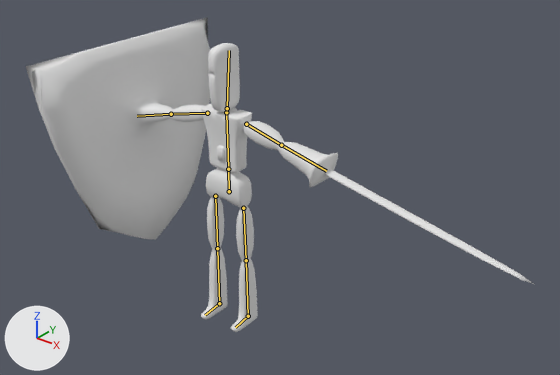
Before and after pictures for a commit that changed the Blender file monsters/MechaKnight_Templateblend.blend.
Both versions are drawn from a camera (50 mm lens) standing at (47.2, -50.6, 48.8) and looking at (6.0, 1.0, 16.8). The lights are fixed; the arrows at lower left show +X, +Y and +Z. The bones that bend it are drawn over the model as lines.
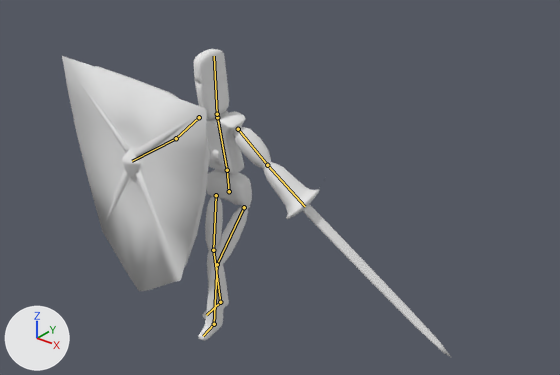
The newer file adds an action. The first version stands in its rest pose; the second is drawn at frame 5 of the action 'Walk'.

The change in detail:
Bone 'Lower_Body' (bone_lower_body) turns from (0, 0, 0) to (2, 0, 4) degrees about its own x, y and z.
Bone 'Upper_Body' (bone_upper_body) turns from (0, 0, 0) to (-4, 0, -4) degrees about its own x, y and z.
Bone 'Upper_LeftArm' (bone_upper_leftarm) turns from (0, 0, 0) to (-31, 0, 0) degrees about its own x, y and z.
Bone 'Lower_LeftArm' (bone_lower_leftarm) turns from (0, 0, 0) to (0, 2, 2) degrees about its own x, y and z.
Bone 'Upper_RightArm' (bone_upper_rightarm) turns from (0, 0, 0) to (-26, 0, 0) degrees about its own x, y and z.
Bone 'Lower_RightArm' (bone_lower_rightarm) turns from (0, 0, 0) to (8, -38, 80) degrees about its own x, y and z.
Bone 'Head' (bone_head) turns from (0, 0, 0) to (-5, 0, 0) degrees about its own x, y and z.
Bone 'Lower_LeftLeg' (bone_lower_leftleg) turns from (0, 0, 0) to (3, -12, -39) degrees about its own x, y and z.
Bone 'Upper_RightLeg' (bone_upper_rightleg) turns from (0, 0, 0) to (0, 0, 11) degrees about its own x, y and z.
Bone 'Lower_RightLeg' (bone_lower_rightleg) turns from (0, 0, 0) to (0, 0, -12) degrees about its own x, y and z.

Changed parts and their boxes [x1, y1, x2, y2] in the pictures (560 x 375 px):
'Cube', posed (23% narrower): before [26, 17, 534, 332]; after [62, 49, 451, 357]
bone 'Lower_Body', root to tip: before (229, 191) to (228, 169); after (229, 191) to (227, 170)
bone 'Upper_Body', root to tip: before (228, 169) to (226, 112); after (227, 170) to (217, 117)
bone 'Upper_LeftArm', root to tip: before (246, 124) to (281, 145); after (238, 129) to (267, 165)
bone 'Lower_LeftArm', root to tip: before (281, 145) to (326, 171); after (267, 165) to (305, 206)
bone 'Upper_RightArm', root to tip: before (207, 113) to (171, 114); after (199, 117) to (176, 138)
bone 'Lower_RightArm', root to tip: before (171, 114) to (137, 116); after (176, 138) to (132, 161)
bone 'Head', root to tip: before (227, 108) to (229, 50); after (217, 114) to (214, 56)
bone 'Lower_LeftLeg', root to tip: before (246, 260) to (248, 316); after (217, 264) to (214, 324)
bone 'Upper_RightLeg', root to tip: before (215, 196) to (217, 248); after (216, 195) to (213, 250)
bone 'Lower_RightLeg', root to tip: before (217, 248) to (219, 303); after (213, 250) to (220, 302)
